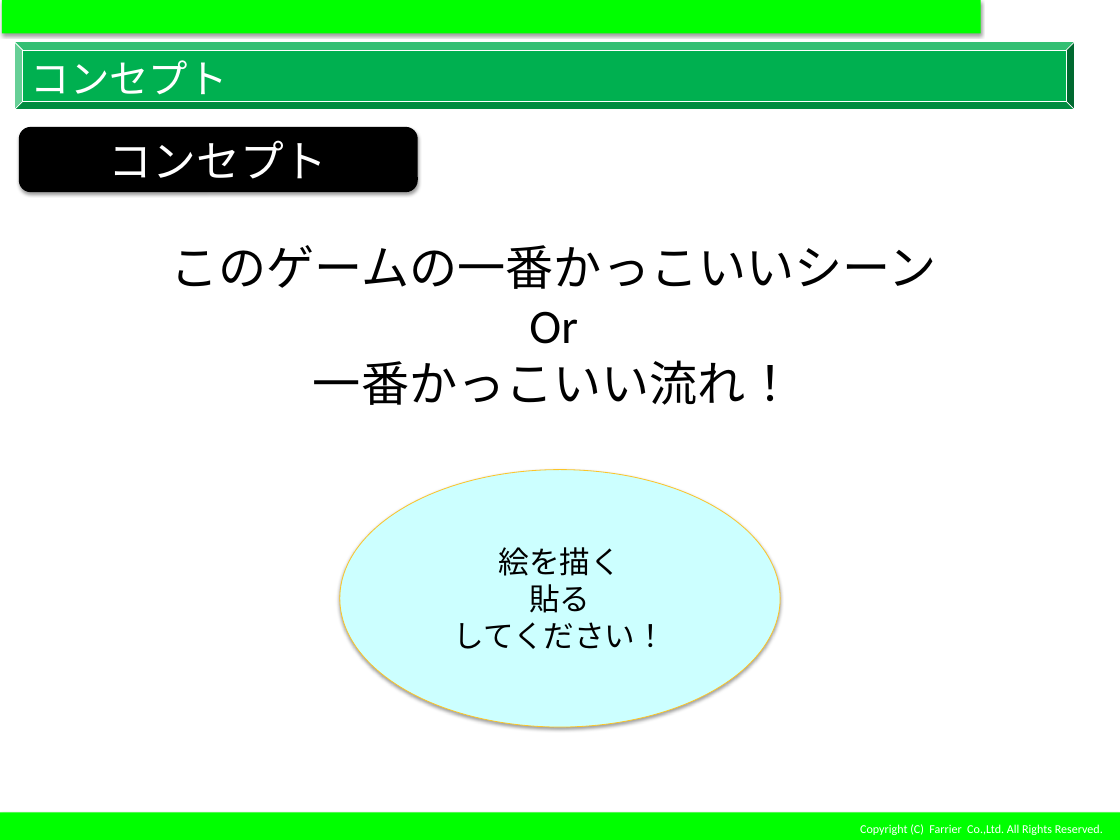
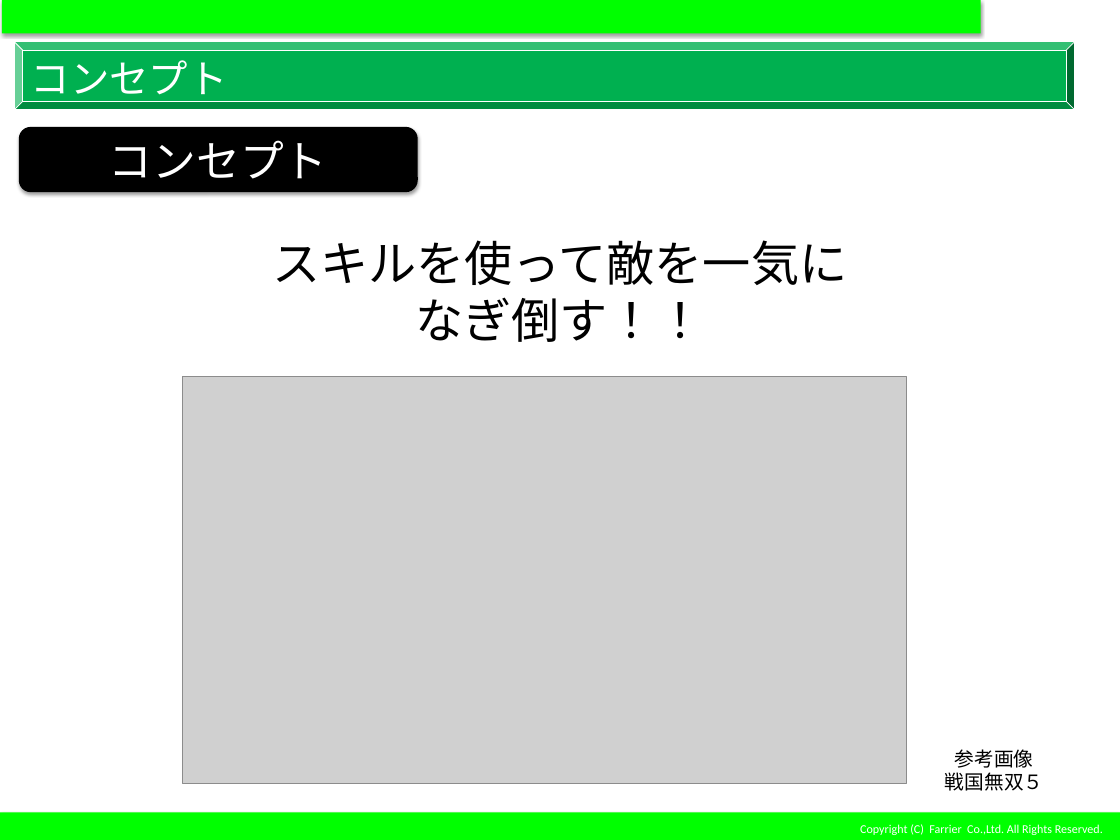
Before and after one commit to kataoka1002/KSM3, a slide deck: slide 11 of つくろう企画書230204.pptx. Drawn at 1120x840 pixels with LibreOffice and Linux fonts; fonts in the diff are those of the drawing; grey boxes stand for pictures; background and template pictures are left out. Boxes give left, top, right and bottom in pixels: in the first picture for what was removed or moved away, otherwise in the second. Text is boxed around its words. In the diff, an @@ line names an element or a change of style, - is before the commit and + after.

```diff
--- a/つくろう企画書230204.pptx
+++ b/つくろう企画書230204.pptx
@@ text at <box>272,240,847,342</box>: text changed @@
-このゲームの一番かっこいいシーン
-Or
-一番かっこいい流れ！
+スキルを使って敵を一気に
+なぎ倒す！！
@@ picture added at <box>183,376,907,784</box> @@
@@ text added at <box>945,749,1043,791</box>, 18 pt, text #000000 @@
+参考画像
+戦国無双５
```
Also in this commit, not shown: 2 other slides changed.
